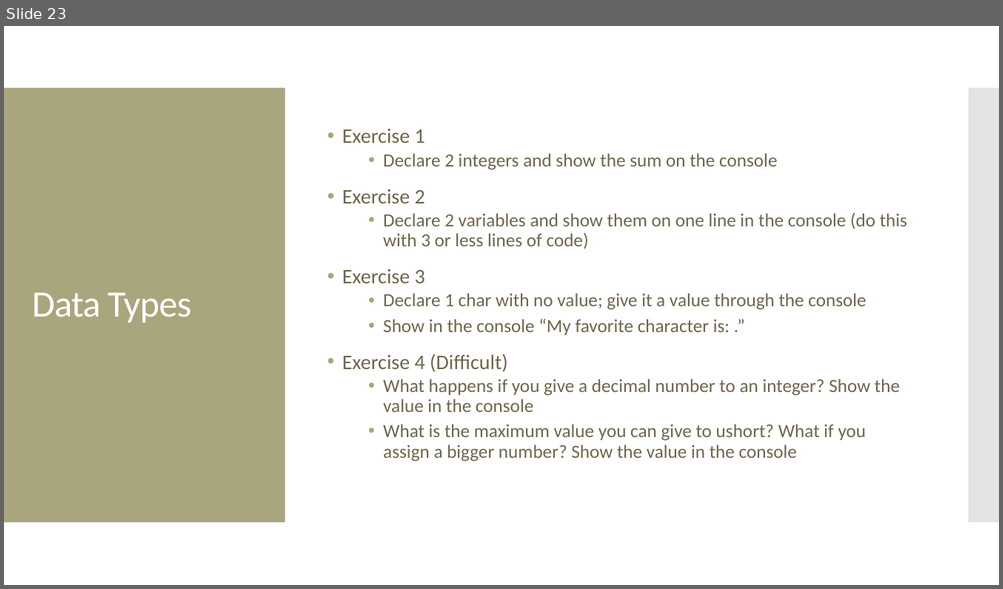
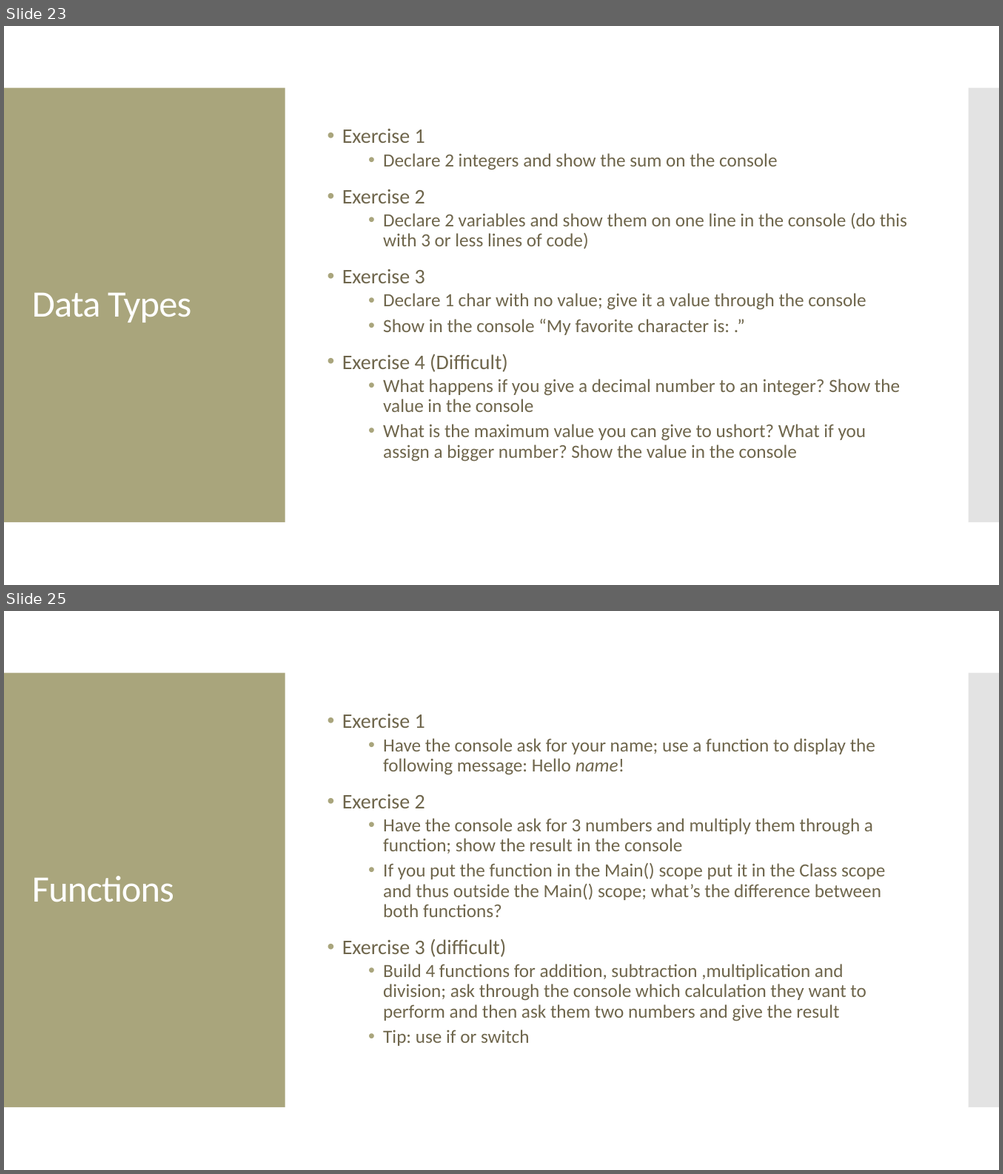
Before and after one commit to Manny-Apsel/.NET-C-Workshop, a slide deck: Presentation.pptx. Shown one above the other, each under a label of ours: slide 23 before the commit, slides 23 and 25 after it; the slides between them are not shown. The pictures are 1003x589 and 1003x1174 pixels, drawn with LibreOffice and Linux fonts; fonts in the diff are those of the drawing. Boxes give left, top, right and bottom in pixels: in the first picture for what was removed or moved away, otherwise in the second. Text is boxed around its words. In the diff, an @@ line names an element or a change of style, - is before the commit and + after.

Commit message:
finished functions exercises

```diff
--- a/Presentation.pptx
+++ b/Presentation.pptx
@@ slide 25 added at (4, 611, 999, 1170), background #FFFFFF; not listed: 2 template elements that a slide beside it also shows @@
@@ text added at (342, 714, 885, 1046), 18 pt, text #6F664C @@
+• Exercise 1
+  • Have the console ask for your name; use a function to display the following message: Hello name!
+• Exercise 2
+  • Have the console ask for 3 numbers and multiply them through a function; show the result in the console
+  • If you put the function in the Main() scope put it in the Class scope and thus outside the Main() scope; what’s the difference between both functions?
+• Exercise 3 (difficult)
+  • Build 4 functions for addition, subtraction ,multiplication and division; ask through the console which calculation they want to perform and then ask them two numbers and give the result
+  • Tip: use if or switch
@@ title added at (32, 876, 174, 903), 36 pt, text #FFFFFF @@
+Functions
```
Also in this commit, not shown: 1 slide changed, 1 other slide added.
